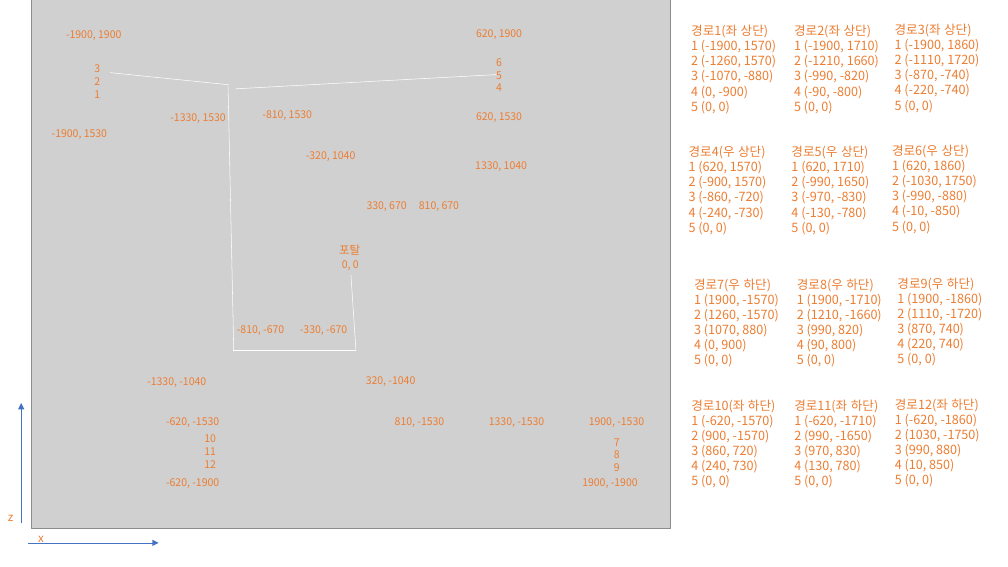
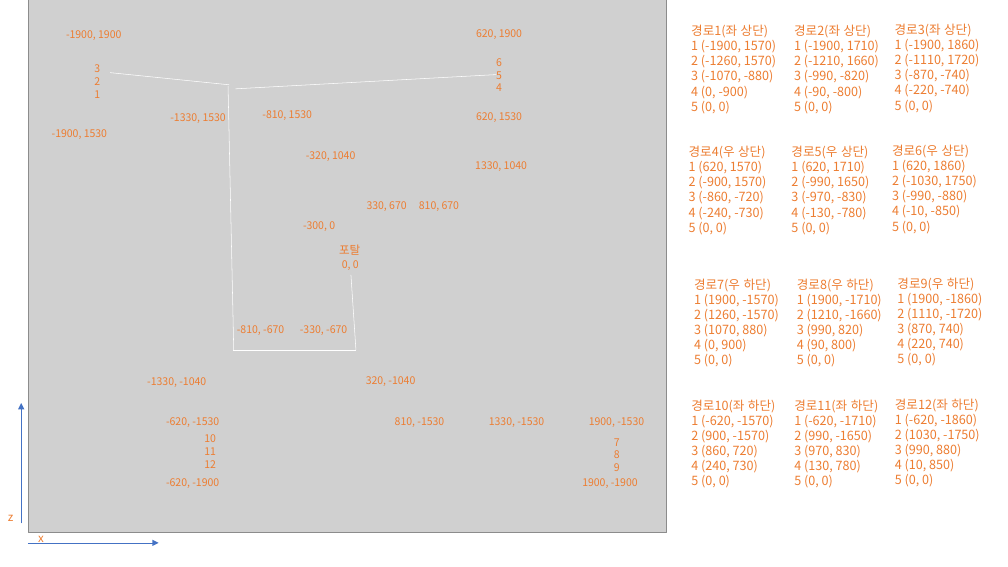
Before and after one commit to jysso3070/JSTMserver, a slide deck: slide 3 of res/스테이지 경로/스테이지1.pptx. Drawn at 1008x567 pixels with LibreOffice and Linux fonts; fonts in the diff are those of the drawing; grey boxes stand for pictures. Boxes give left, top, right and bottom in pixels: in the first picture for what was removed or moved away, otherwise in the second. Text is boxed around its words. In the diff, an @@ line names an element or a change of style, - is before the commit and + after.

```diff
--- a/res/스테이지 경로/스테이지1.pptx
+++ b/res/스테이지 경로/스테이지1.pptx
@@ picture: place and size @@
-picture at box(32, 0, 670, 528)
+picture at box(28, 0, 666, 533)
@@ text added at box(303, 221, 335, 231), 10 pt, text #ED7D31 @@
+-300, 0
```
Also in this commit, not shown: 1 other slide changed, 7 other files.
